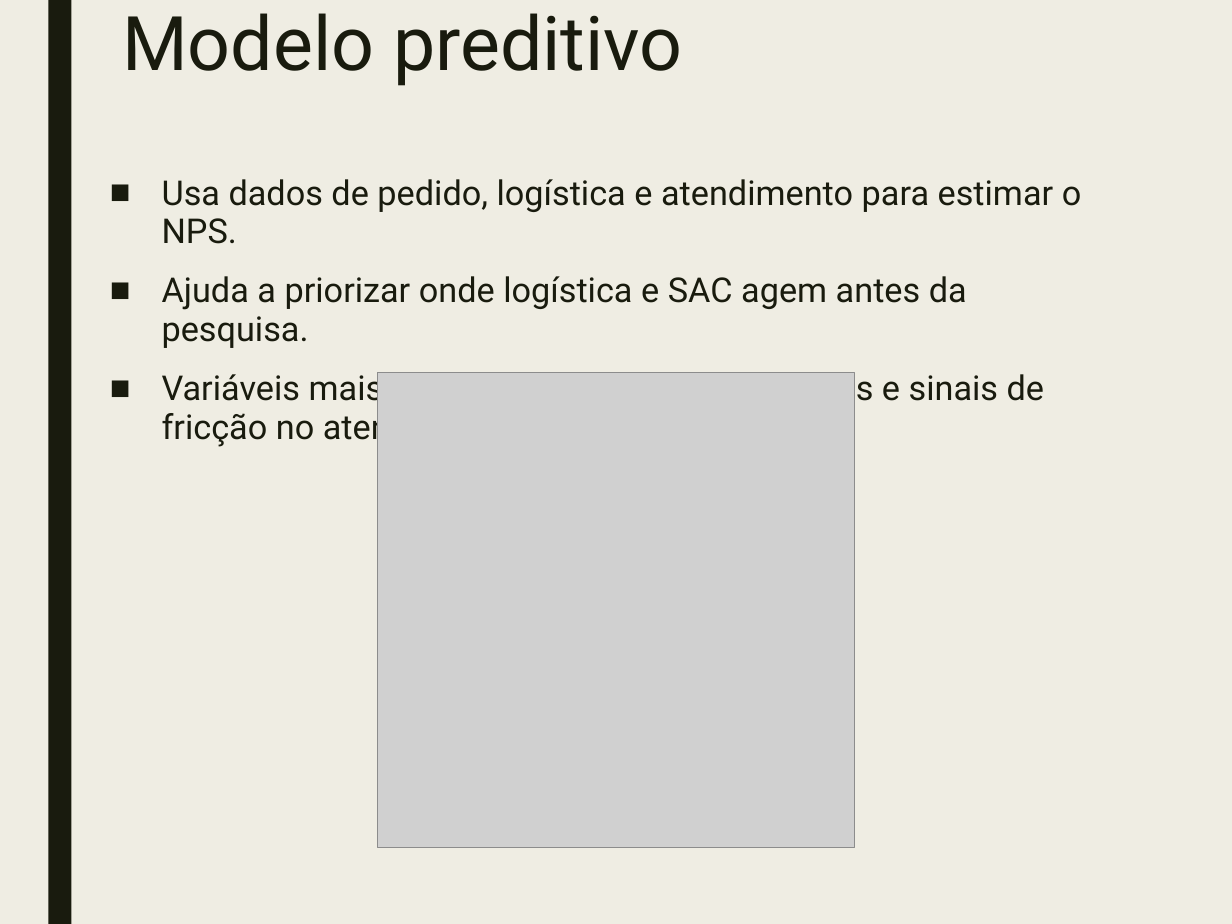
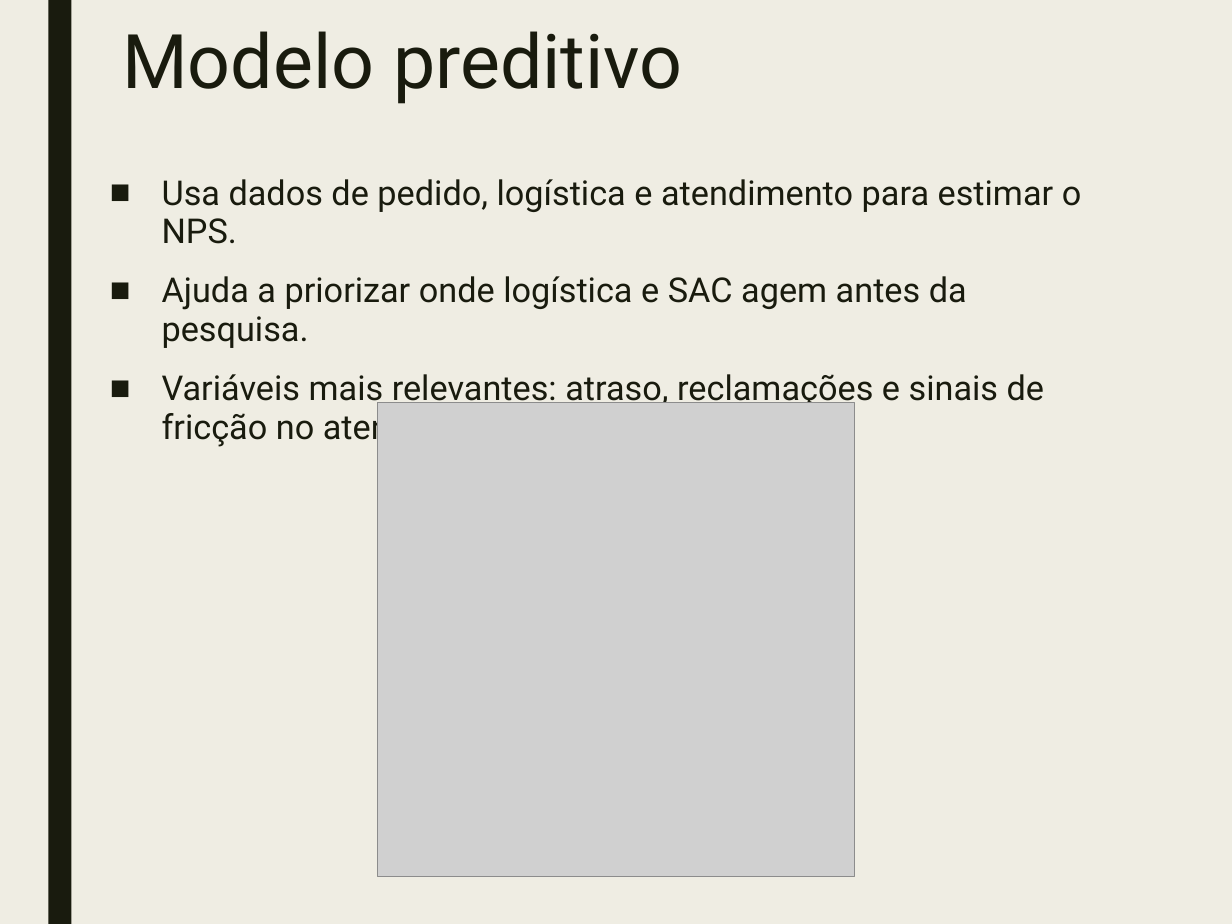
Before and after one commit to nassereq/fiap-nps-preditivo-fase1, a slide deck: slide 13 of reports/Apresentacao_NPS_Fase1 v2.pptx. Drawn at 1232x924 pixels with LibreOffice and Linux fonts; fonts in the diff are those of the drawing; grey boxes stand for pictures. Boxes give left, top, right and bottom in pixels: in the first picture for what was removed or moved away, otherwise in the second. Text is boxed around its words. In the diff, an @@ line names an element or a change of style, - is before the commit and + after.

```diff
--- a/reports/Apresentacao_NPS_Fase1 v2.pptx
+++ b/reports/Apresentacao_NPS_Fase1 v2.pptx
@@ title "Modelo preditivo": place and size @@
-title "Modelo preditivo" at bbox=[122, 13, 682, 86]
+title "Modelo preditivo" at bbox=[122, 31, 682, 104]
@@ picture: place and size @@
-picture at bbox=[378, 373, 855, 848]
+picture at bbox=[378, 403, 855, 877]
```
